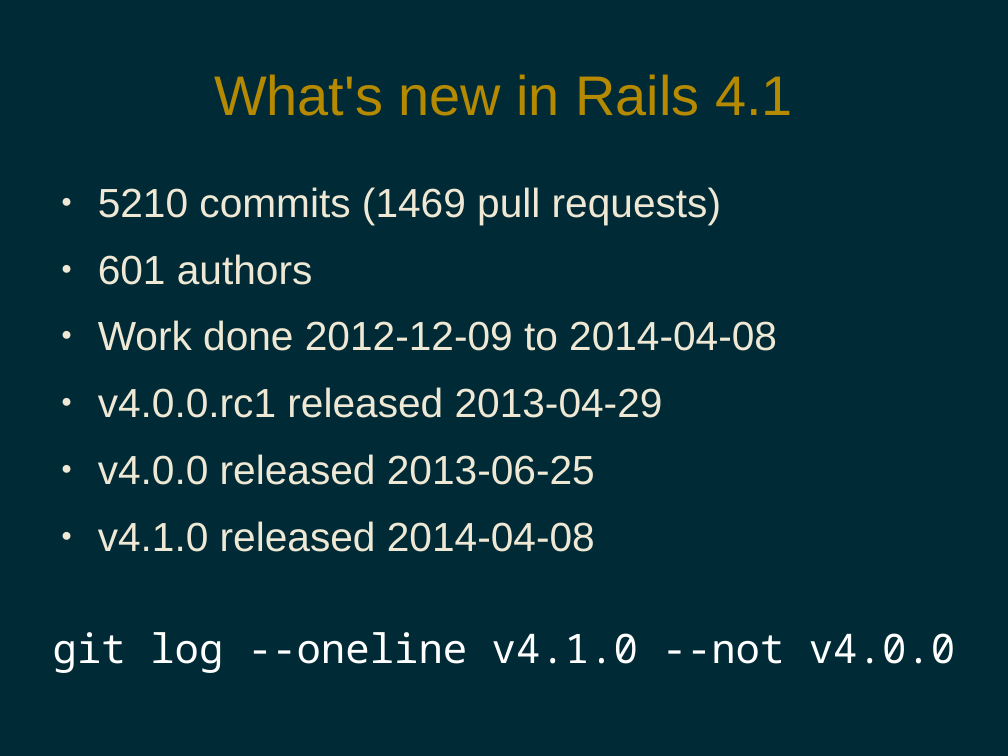
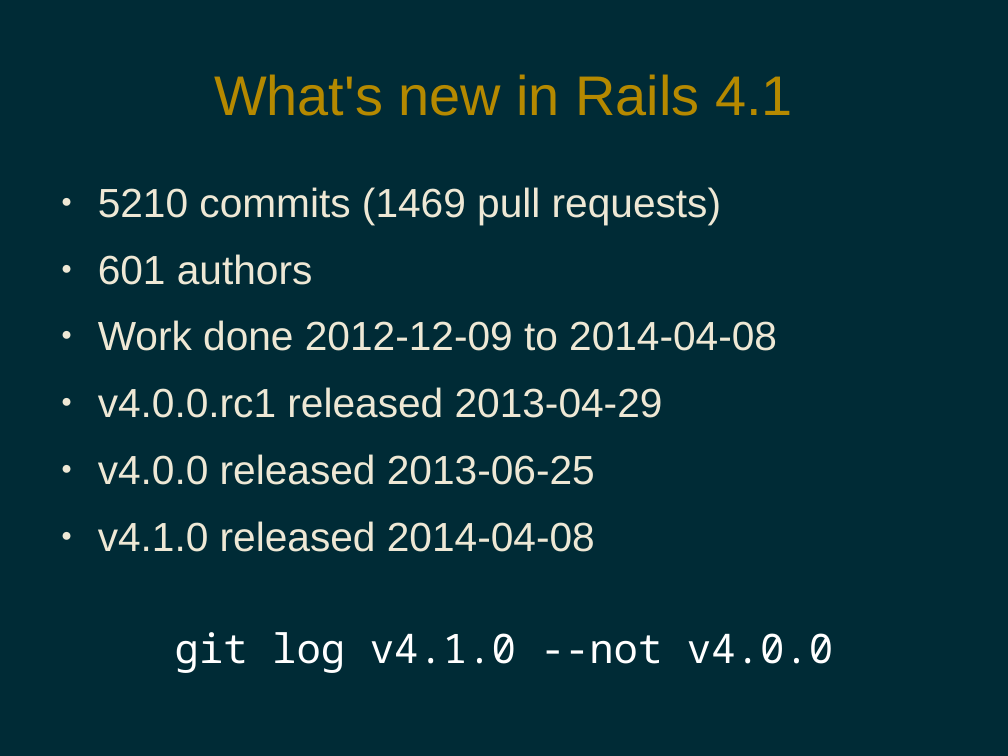
Before and after one commit to pdg137/rails41-pres, a slide deck: slide 2 of new-in-rails-4-1.odp. Drawn at 1008x756 pixels with LibreOffice and Linux fonts; fonts in the diff are those of the drawing. Boxes give left, top, right and bottom in pixels: in the first picture for what was removed or moved away, otherwise in the second. Text is boxed around its words. In the diff, an @@ line names an element or a change of style, - is before the commit and + after.

```diff
--- a/new-in-rails-4-1.odp
+++ b/new-in-rails-4-1.odp
@@ text at <box>175,632,833,673</box>: text changed @@
-git log --oneline v4.1.0 --not v4.0.0
+git log v4.1.0 --not v4.0.0
```
Also in this commit, not shown: 1 other slide changed.
